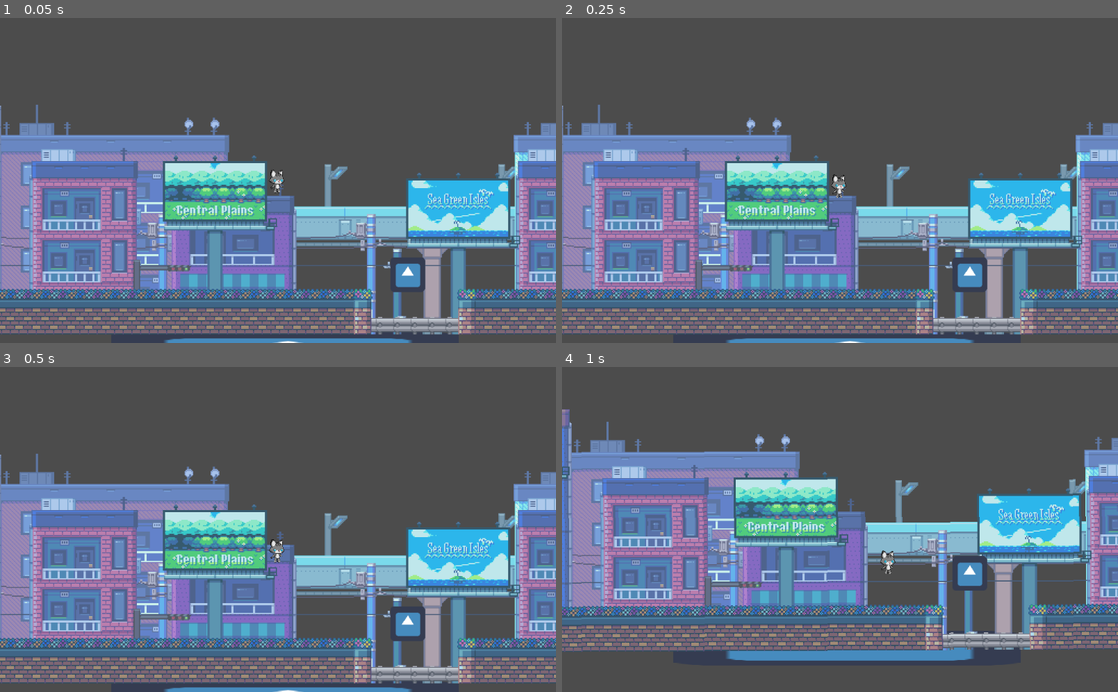
Above: before the commit, frames 1-4 (two rows, left to right).
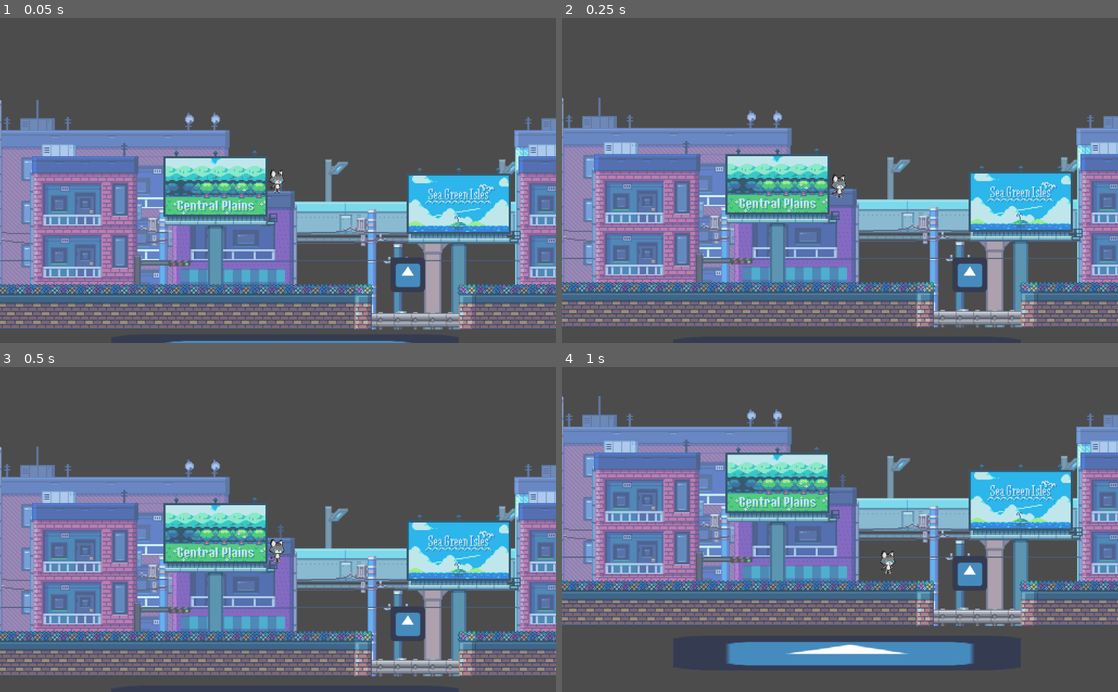
Above: after the commit, the same moments.

Repository: ArtlessAvian/ggj-2019
Game: Godot game, scene res://Temporary/RyanTest.tscn
Same seed, same stepped clock (60 frames per second), same inputs: the game is played once before the commit and once after it. The engine's default icon, where the game draws it, is replaced by a stand-in: a white triangle on a blue panel in a dark square.
Inputs:
- Up to frame 1 (0.05 s): no input
- Up to frame 2 (0.25 s): no input
- Up to frame 3 (0.5 s): no input
- Up to frame 4 (1 s): hold D (ui_right) from 0.53 s (still down)

The runs differ from the first frame. In frame 1, 31% of the frame differs, in the area x 0-100%, y 25-100%; in frame 2, 35%; in frame 3, 35%; in frame 4, 54%, in the area x 0-100%, y 8-92%.

Commit message:
cropped building tiles a bit better

Diff:
--- a/Game/Player/Player.tscn
+++ b/Game/Player/Player.tscn
@@ -8,7 +8,7 @@
 custom_solver_bias = 0.0
 extents = Vector2( 32.7542, 32.2478 )
 
-[node name="Player" type="KinematicBody2D"]
+[node name="Player" type="KinematicBody2D" index="0"]
 
 position = Vector2( 28.5679, -308.805 )
 input_pickable = false
@@ -28,6 +28,8 @@
 
 [node name="CollisionShape2D" type="CollisionShape2D" parent="." index="1"]
 
+position = Vector2( -2.42861, 0.306808 )
+scale = Vector2( 0.449161, 0.687563 )
 shape = SubResource( 1 )
 
 [node name="Camera2D" type="Camera2D" parent="." index="2"]
--- a/Temporary/RyanTest.tscn
+++ b/Temporary/RyanTest.tscn
@@ -1,7 +1,7 @@
 [gd_scene load_steps=7 format=2]
 
 [ext_resource path="res://icon.png" type="Texture" id=1]
-[ext_resource path="res://Assets/buildings/CITY_MEGA.png" type="Texture" id=2]
+[ext_resource path="res://Assets/buildings/City Buildings Block.png" type="Texture" id=2]
 [ext_resource path="res://Game/Player/Player.tscn" type="PackedScene" id=3]
 [ext_resource path="res://Game/LevelElement/Fish.tscn" type="PackedScene" id=4]
 
@@ -13,9 +13,9 @@
 [sub_resource type="RectangleShape2D" id=2]
 
 custom_solver_bias = 0.0
-extents = Vector2( 10.3406, 10 )
+extents = Vector2( 10.3907, 10 )
 
-[node name="RyanTest" type="Node2D" index="0"]
+[node name="RyanTest" type="Node2D"]
 
 _sections_unfolded = [ "Transform" ]
 
@@ -81,8 +81,8 @@
 
 [node name="CollisionShape2D" type="CollisionShape2D" parent="RigidBody2D2" index="1"]
 
-position = Vector2( -27.9376, 145.758 )
-scale = Vector2( 77.3566, 1.01219 )
+position = Vector2( -23.5363, 275.231 )
+scale = Vector2( 151.119, 1.01219 )
 shape = SubResource( 2 )
 
 [node name="Player" parent="." index="2" instance=ExtResource( 3 )]
Binary file removed: Assets/buildings/CITY_MEGA.png
Binary file added: Assets/buildings/City Buildings Block.png
Not shown, changed: Assets/buildings/City Buildings Block.png.import
